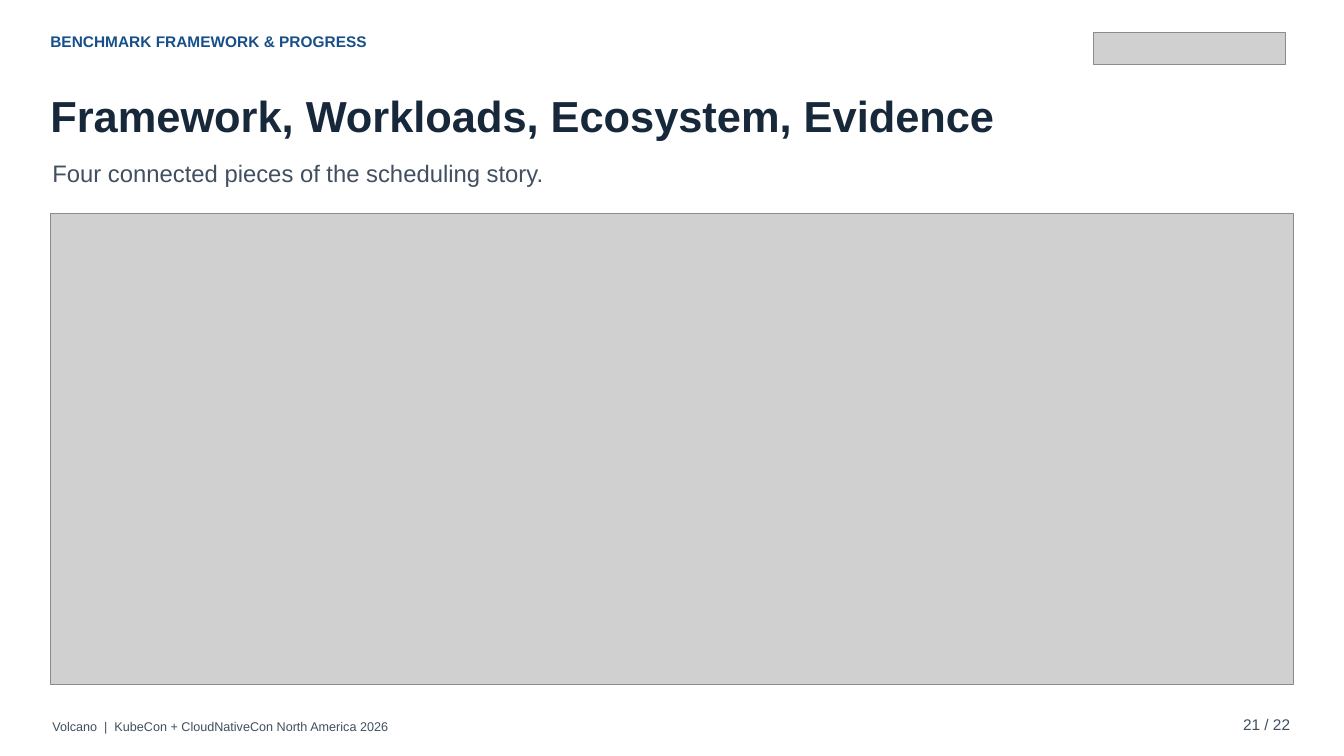
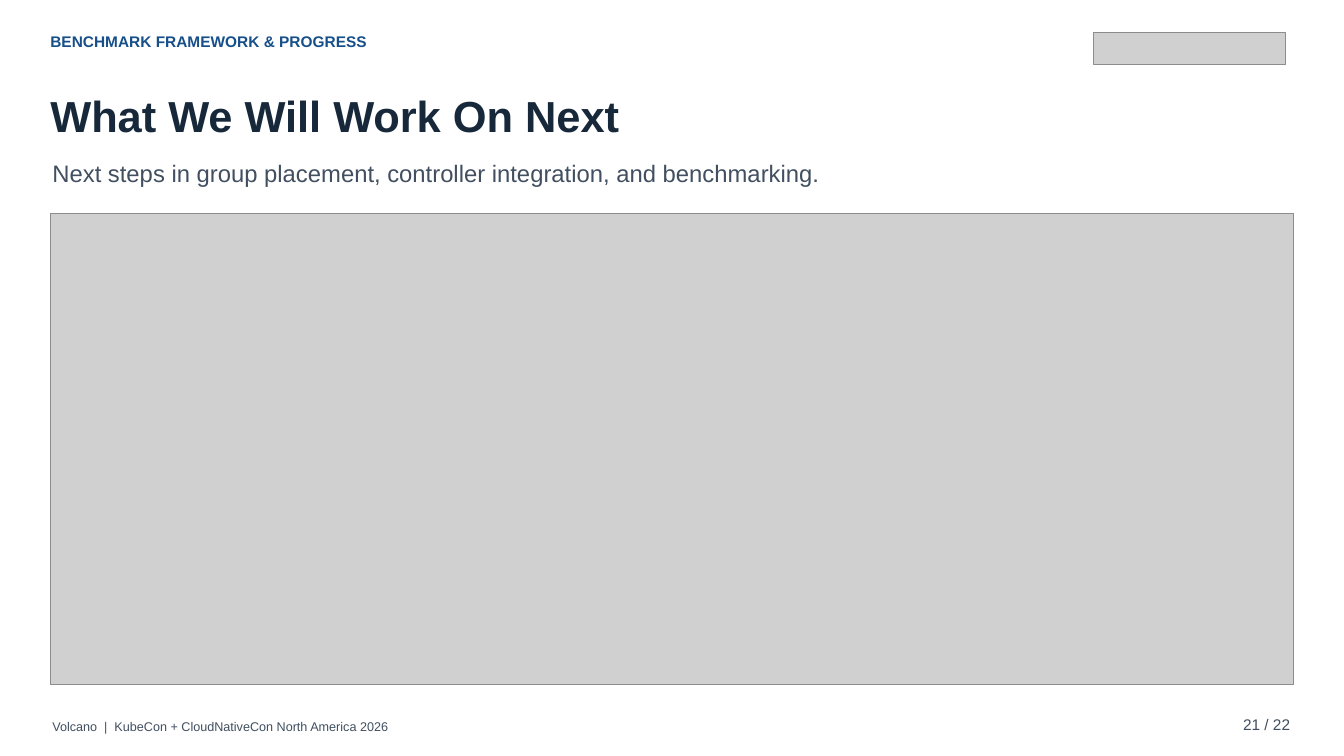
Before and after one commit to JesseStutler/volcano, a slide deck: slide 21 of docs/ppt/Volcano_KubeCon_NA_2026.pptx. Drawn at 1344x756 pixels with LibreOffice and Linux fonts; fonts in the diff are those of the drawing; grey boxes stand for pictures; background and template pictures are left out. Boxes give left, top, right and bottom in pixels: in the first picture for what was removed or moved away, otherwise in the second. Text is boxed around its words. In the diff, an @@ line names an element or a change of style, - is before the commit and + after.

```diff
--- a/docs/ppt/Volcano_KubeCon_NA_2026.pptx
+++ b/docs/ppt/Volcano_KubeCon_NA_2026.pptx
@@ text at box(50, 100, 619, 133): text changed @@
-Framework, Workloads, Ecosystem, Evidence
+What We Will Work On Next
@@ text at box(52, 164, 819, 187): text changed @@
-Four connected pieces of the scheduling story.
+Next steps in group placement, controller integration, and benchmarking.
```
Also in this commit, not shown: 1 other slide changed, 43 other files.
